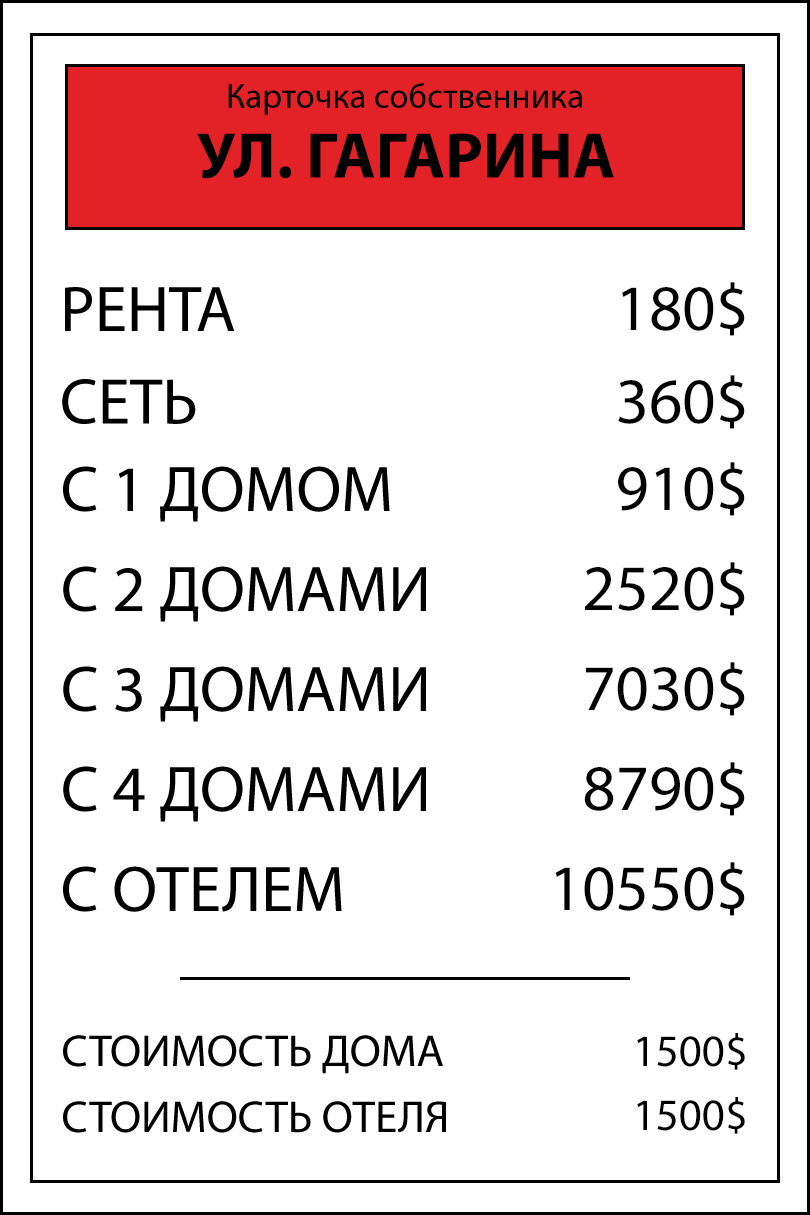
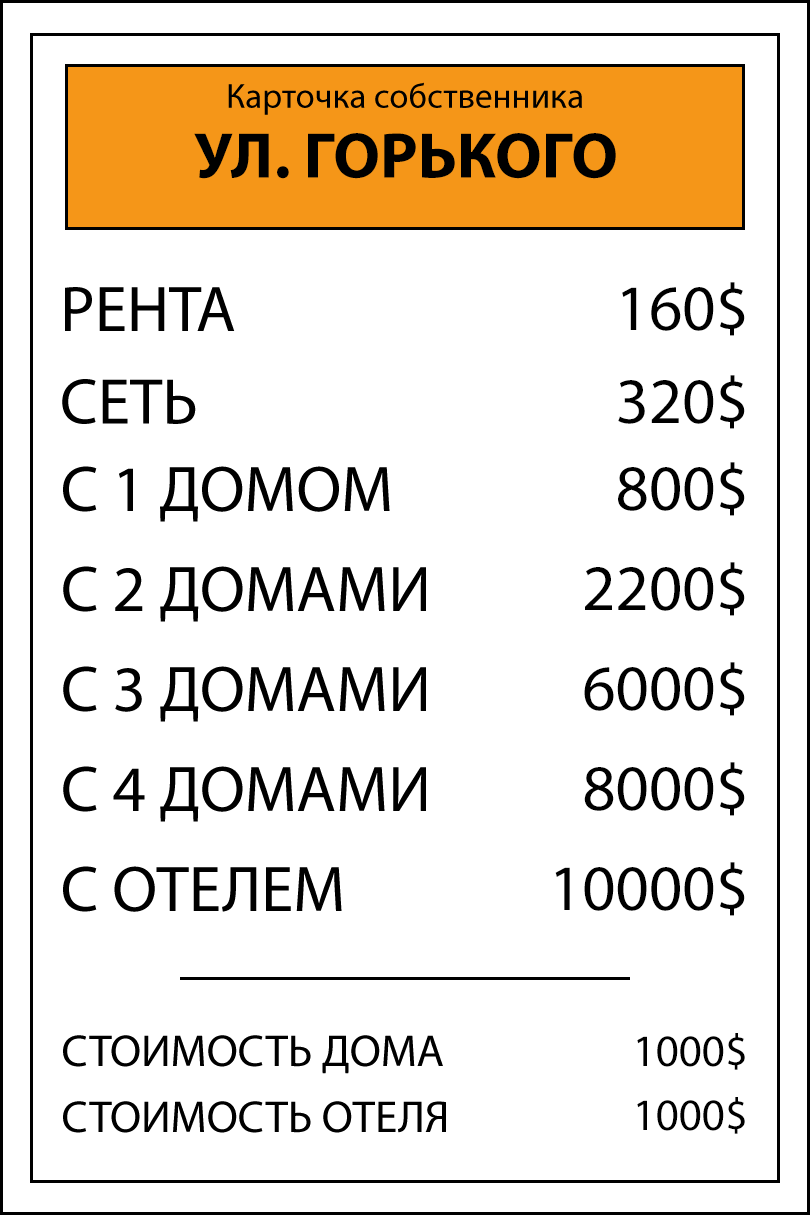
Layers edited between the first and the second 810 x 1215 image:
painted on "Название улицы" over [194, 133, 616, 179]
painted on "Цвет" over [68, 67, 742, 227]
painted on "ст_отеля" over [657, 1100, 678, 1131]
painted on "ст_дома" over [657, 1036, 678, 1067]
painted on "1_отель" over [617, 867, 680, 911]
painted on "4_дома" over [617, 767, 680, 811]
painted on "3_дома" over [584, 667, 680, 711]
painted on "2_дома" over [618, 567, 680, 611]
painted on "1_дом" over [618, 467, 680, 511]
painted on "Сеть" over [651, 380, 681, 424]
painted on "Рента" over [651, 287, 681, 331]
